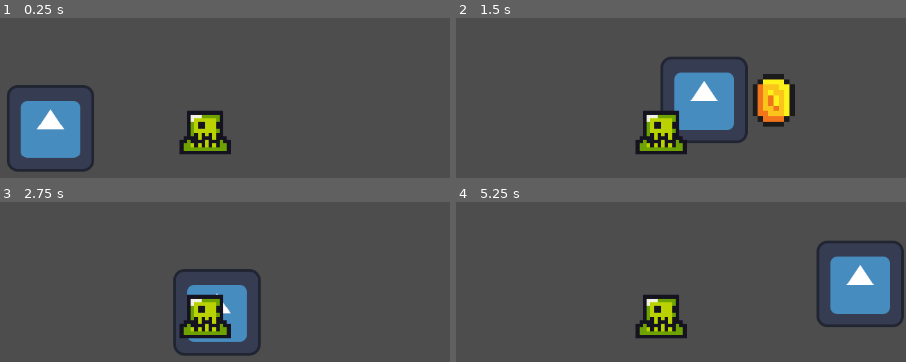
Above: before the commit, frames 1-4 (two rows, left to right).
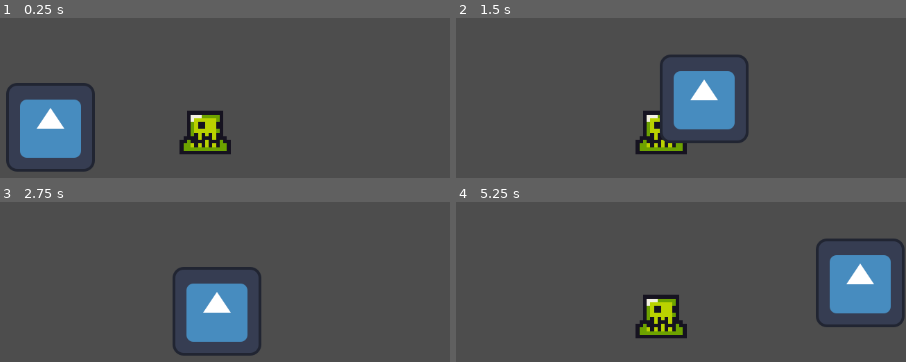
Above: after the commit, the same moments.

Repository: itsvoit/Games_Programming-Final_Project
Game: Godot game, scene res://scenes/main_scene.tscn
Two runs of this game, one before a commit and one after it. Both use one fixed random seed, a clock stepped at 60 frames per second and the inputs below. The engine's default icon, where the game draws it, is replaced by a stand-in: a white triangle on a blue panel in a dark square.
Inputs:
- Up to frame 1 (0.25 s): no input
- Up to frame 2 (1.5 s): tap Enter at 0.5 s; hold Right (ui_right) from 0.53 s (still down); tap X (light_attack) at 0.6, 1.35 s; tap Z (jump) at 0.77 s
- Up to frame 3 (2.75 s): tap Z (jump) at 1.52 s; release Right (ui_right) at 2.03 s; hold Left (ui_left) from 2.03 s (still down); tap X (light_attack) at 2.1 s
- Up to frame 4 (5.25 s): release Left (ui_left) at 2.78 s; hold Right (ui_right) 2.78-4.28 s; tap X (light_attack) every 0.75 s from 2.85 to 5.1 s; tap Z (jump) at 3.02, 3.77, 4.52 s; hold Left (ui_left) 4.28-5.03 s; hold Right (ui_right) from 5.03 s (still down)

The runs differ from the first frame. In frame 1, 1.2% of the frame differs, in the area x 1-22%, y 40-91%; in frame 2, 4.6%, in the area x 45-76%, y 23-79%; in frame 3, 3.5%; in frame 4, 1.1%.

Commit message:
Fix hurtbox not registering hits - hitbox no longer hurts the owner - hurbox now registers hits

Diff:
--- a/scenes/enemy.tscn
+++ b/scenes/enemy.tscn
@@ -1,8 +1,10 @@
-[gd_scene load_steps=11 format=3 uid="uid://siwpvicdftx6"]
+[gd_scene load_steps=13 format=3 uid="uid://siwpvicdftx6"]
 
+[ext_resource type="Script" path="res://scripts/enemy.gd" id="1_2gg2u"]
 [ext_resource type="Texture2D" uid="uid://bvnf53rpbv2d2" path="res://assets/dev_assets/sprites/slime_green.png" id="1_4xf7v"]
 [ext_resource type="Script" path="res://scripts/hurtbox.gd" id="2_2yj1d"]
 [ext_resource type="Script" path="res://scripts/hitbox.gd" id="3_nwnur"]
+[ext_resource type="PackedScene" uid="uid://smsnbk2vtu5g" path="res://scenes/health.tscn" id="5_5uknj"]
 
 [sub_resource type="AtlasTexture" id="AtlasTexture_h611b"]
 atlas = ExtResource("1_4xf7v")
@@ -46,7 +48,8 @@
 [sub_resource type="RectangleShape2D" id="RectangleShape2D_5akcq"]
 size = Vector2(8, 11)
 
-[node name="CharacterBody2D" type="Node2D"]
+[node name="Enemy" type="Node2D"]
+script = ExtResource("1_2gg2u")
 
 [node name="AnimatedSprite2D" type="AnimatedSprite2D" parent="."]
 position = Vector2(0, -12)
@@ -67,3 +70,5 @@
 [node name="CollisionShape2D" type="CollisionShape2D" parent="Hitbox"]
 position = Vector2(0, -5.5)
 shape = SubResource("RectangleShape2D_5akcq")
+
+[node name="Health" parent="." instance=ExtResource("5_5uknj")]
--- a/scenes/main_scene.tscn
+++ b/scenes/main_scene.tscn
@@ -13,12 +13,11 @@
 position = Vector2(0, 24)
 shape = SubResource("WorldBoundaryShape2D_ngpe5")
 
-[node name="Player" parent="." instance=ExtResource("1_a2b2v")]
-scale = Vector2(0.977775, 0.977775)
-
 [node name="Camera2D" type="Camera2D" parent="."]
 position = Vector2(0, -222)
 
 [node name="Enemy" parent="." instance=ExtResource("2_njbsh")]
 position = Vector2(223, 0)
 scale = Vector2(5.22617, 5.22617)
+
+[node name="Player" parent="." instance=ExtResource("1_a2b2v")]
--- a/scenes/player.tscn
+++ b/scenes/player.tscn
@@ -24,34 +24,6 @@
 [sub_resource type="CircleShape2D" id="CircleShape2D_jnxuu"]
 radius = 63.0
 
-[sub_resource type="Animation" id="Animation_ugesq"]
-resource_name = "light_attack"
-length = 0.5
-tracks/0/type = "value"
-tracks/0/imported = false
-tracks/0/enabled = true
-tracks/0/path = NodePath("Hitbox/CollisionShape2D:disabled")
-tracks/0/interp = 1
-tracks/0/loop_wrap = true
-tracks/0/keys = {
-"times": PackedFloat32Array(0, 0.5),
-"transitions": PackedFloat32Array(1, 1),
-"update": 1,
-"values": [false, true]
-}
-tracks/1/type = "value"
-tracks/1/imported = false
-tracks/1/enabled = true
-tracks/1/path = NodePath("hitboxSprite:visible")
-tracks/1/interp = 1
-tracks/1/loop_wrap = true
-tracks/1/keys = {
-"times": PackedFloat32Array(0, 0.5),
-"transitions": PackedFloat32Array(1, 1),
-"update": 1,
-"values": [true, false]
-}
-
 [sub_resource type="Animation" id="Animation_mrw7j"]
 length = 0.001
 tracks/0/type = "value"
@@ -64,7 +36,7 @@
 "times": PackedFloat32Array(0),
 "transitions": PackedFloat32Array(1),
 "update": 1,
-"values": [false]
+"values": [true]
 }
 tracks/1/type = "value"
 tracks/1/imported = false
@@ -77,6 +49,34 @@
 "transitions": PackedFloat32Array(1),
 "update": 1,
 "values": [false]
+}
+
+[sub_resource type="Animation" id="Animation_ugesq"]
+resource_name = "light_attack"
+length = 0.1
+tracks/0/type = "value"
+tracks/0/imported = false
+tracks/0/enabled = true
+tracks/0/path = NodePath("Hitbox/CollisionShape2D:disabled")
+tracks/0/interp = 1
+tracks/0/loop_wrap = true
+tracks/0/keys = {
+"times": PackedFloat32Array(0, 0.1),
+"transitions": PackedFloat32Array(1, 1),
+"update": 1,
+"values": [false, true]
+}
+tracks/1/type = "value"
+tracks/1/imported = false
+tracks/1/enabled = true
+tracks/1/path = NodePath("hitboxSprite:visible")
+tracks/1/interp = 1
+tracks/1/loop_wrap = true
+tracks/1/keys = {
+"times": PackedFloat32Array(0, 0.1),
+"transitions": PackedFloat32Array(1, 1),
+"update": 1,
+"values": [true, false]
 }
 
 [sub_resource type="AnimationLibrary" id="AnimationLibrary_jnpqf"]
@@ -96,6 +96,7 @@
 [node name="CollisionShape2D" type="CollisionShape2D" parent="Hitbox"]
 position = Vector2(102, 1)
 shape = SubResource("CapsuleShape2D_gvawo")
+disabled = true
 
 [node name="AnimatedSprite2D" type="AnimatedSprite2D" parent="."]
 sprite_frames = SubResource("SpriteFrames_tec7x")
--- /dev/null
+++ b/scripts/enemy.gd
@@ -0,0 +1,7 @@
+extends Node2D
+
+@onready var health = $Health
+
+
+func take_damage(value):
+	health.take_damage(value)
--- a/scripts/hurtbox.gd
+++ b/scripts/hurtbox.gd
@@ -7,13 +7,14 @@
 	collision_mask = 2
 
 func _ready() -> void:
-	connect("body_entered", _on_body_entered)
+	connect("area_entered", _on_area_entered)
 
-func _on_body_entered(hitbox: Hitbox):
-	print("Hitbox=" + str(hitbox))
-	if hitbox == null:
+func _on_area_entered(hitbox: Hitbox):
+	if hitbox == null or hitbox.owner == owner:
 		return
 
-	print("Hit by a Hitbox")
+	print("Hit by a Hitbox of=" + str(hitbox.owner))
+	print("Owner=" + str(owner))
 	if owner.has_method("take_damage"):
+		print("Owner has method take damage")
 		owner.take_damage(hitbox.damage)
